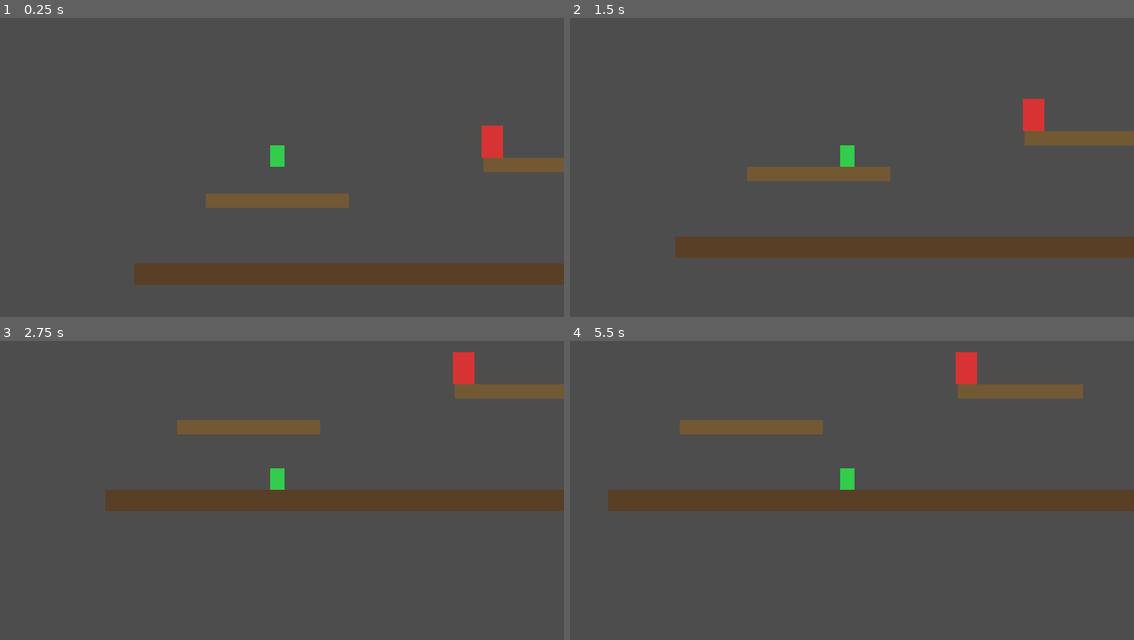
Above: before the commit, frames 1-4 (two rows, left to right).
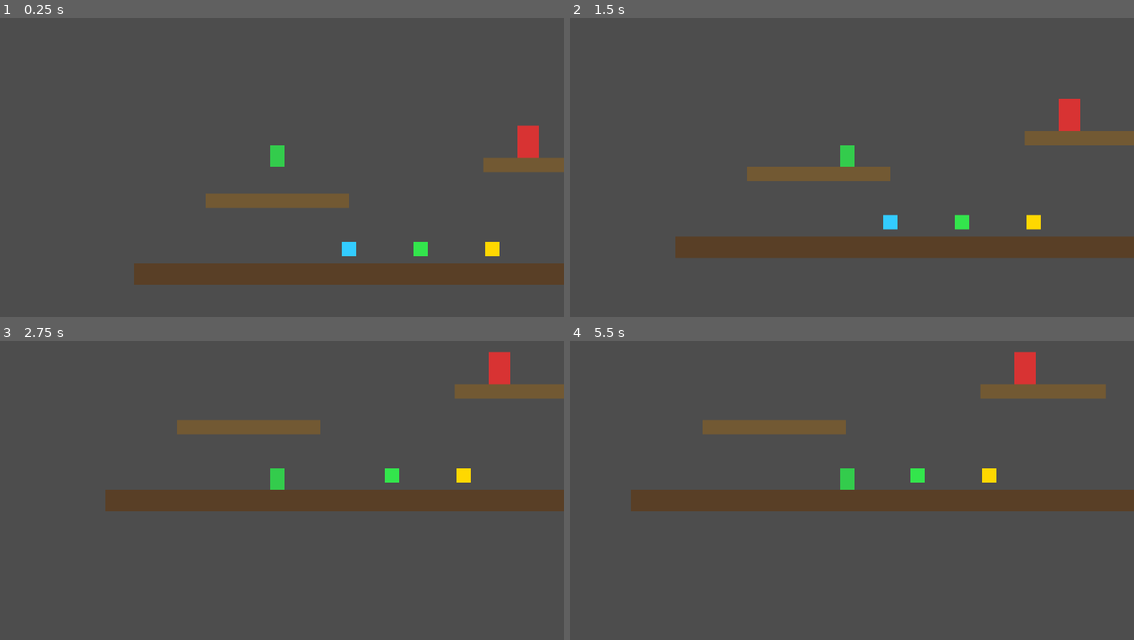
Above: after the commit, the same moments.

Repository: rafaelandrade-dev/formiga-rogue
Game: Godot game, scene res://scenes/world/TestLevel.tscn
The game is run twice, just before and just after one commit, with the same random seed, the same clock (stepped at 60 frames per second) and the same inputs.
Inputs:
- Up to frame 1 (0.25 s): no input
- Up to frame 2 (1.5 s): hold D (move_right) from 0.53 s (still down); tap X (attack_heavy) at 0.6 s; tap Space (jump) at 0.77 s; tap Z (attack_light) at 0.8, 1.35 s; tap Enter at 1.25 s
- Up to frame 3 (2.75 s): tap Space (jump) at 1.52 s; tap Shift (dash) at 1.55, 2.1 s; release D (move_right) at 2.03 s; hold A (move_left) from 2.03 s (still down); tap F (interact) at 2.3 s
- Up to frame 4 (5.5 s): release A (move_left) at 2.78 s; hold D (move_right) 2.78-4.28 s; tap F (interact) at 2.85 s; tap Space (jump) at 3.02, 3.77, 4.52 s; tap C (parry) at 3.05, 3.6 s; tap Q (weapon_swap) at 3.8, 4.35 s; hold A (move_left) 4.28-5.03 s; tap X (attack_heavy) at 4.55, 5.1 s; hold D (move_right) from 5.03 s (still down); tap Z (attack_light) at 5.3 s

The runs differ from the first frame. In frame 1, 1.2% of the frame differs, in the area x 60-96%, y 35-80%; in frame 2, 1.2%; in frame 3, 1.1%; in frame 4, 2.1%, in the area x 6-96%, y 3-57%.

Commit message:
feat: T3 — sistema de armas com 3 slots e pickups
- WeaponData.gd: Resource base com damage, attack_speed, reach e special_effect
- 3 armas: Mandíbulas Reforçadas, Espinho de Cacto (knockback_up), Ferrão de Abelha (poison)
- WeaponSystem.gd: gerencia slot_1/slot_2, troca com weapon_swap, prompt de troca
  ao tentar pegar 3ª arma com slots cheios [Z/X/F]
- WeaponPickup.gd + tscn: item no chão, auto-equipa slot vazio
- Player.gd: integração completa — dano, alcance e velocidade lidos da arma ativa;
  hitbox redimensionada por reach; efeitos especiais (veneno, knockback_up)
- DummyEnemy.gd: suporte a apply_poison (2 dmg/s por 3s) com prints no console
- TestLevel.tscn: 3 pickups spawnam no início para teste

Co-Authored-By: Claude Sonnet 4.6 <noreply@anthropic.com>

Diff:
--- /dev/null
+++ b/resources/weapons/WeaponData.gd
@@ -0,0 +1,11 @@
+extends Resource
+class_name WeaponData
+
+@export var weapon_name: String = ""
+@export var damage_light: float = 5.0
+@export var damage_heavy: float = 10.0
+@export var attack_speed: float = 1.0    # multiplicador (1.0 = normal)
+@export var knockback_force: float = 1.0
+@export var reach: float = 16.0          # alcance da hitbox em pixels
+@export var special_effect: String = "none"  # "none", "poison", "slow", "knockback_up"
+@export var pickup_color: Color = Color.WHITE
--- /dev/null
+++ b/resources/weapons/espinho_cacto.tres
@@ -0,0 +1,14 @@
+[gd_resource type="Resource" script_class="WeaponData" load_steps=2 format=3]
+
+[ext_resource type="Script" path="res://resources/weapons/WeaponData.gd" id="1"]
+
+[resource]
+script = ExtResource("1")
+weapon_name = "Espinho de Cacto"
+damage_light = 6.0
+damage_heavy = 28.0
+attack_speed = 0.8
+knockback_force = 2.0
+reach = 32.0
+special_effect = "knockback_up"
+pickup_color = Color(0.2, 0.9, 0.3, 1.0)
--- /dev/null
+++ b/resources/weapons/ferrao_abelha.tres
@@ -0,0 +1,14 @@
+[gd_resource type="Resource" script_class="WeaponData" load_steps=2 format=3]
+
+[ext_resource type="Script" path="res://resources/weapons/WeaponData.gd" id="1"]
+
+[resource]
+script = ExtResource("1")
+weapon_name = "Ferrão de Abelha"
+damage_light = 10.0
+damage_heavy = 14.0
+attack_speed = 1.5
+knockback_force = 0.8
+reach = 12.0
+special_effect = "poison"
+pickup_color = Color(1.0, 0.85, 0.0, 1.0)
--- /dev/null
+++ b/resources/weapons/mandibulas.tres
@@ -0,0 +1,14 @@
+[gd_resource type="Resource" script_class="WeaponData" load_steps=2 format=3]
+
+[ext_resource type="Script" path="res://resources/weapons/WeaponData.gd" id="1"]
+
+[resource]
+script = ExtResource("1")
+weapon_name = "Mandíbulas Reforçadas"
+damage_light = 8.0
+damage_heavy = 20.0
+attack_speed = 1.2
+knockback_force = 1.0
+reach = 16.0
+special_effect = "none"
+pickup_color = Color(0.2, 0.8, 1.0, 1.0)
--- a/scenes/player/Player.tscn
+++ b/scenes/player/Player.tscn
@@ -2,6 +2,7 @@
 
 [ext_resource type="Script" path="res://scripts/player/Player.gd" id="1"]
 [ext_resource type="PackedScene" path="res://scenes/player/PlayerHitbox.tscn" id="2"]
+[ext_resource type="Script" path="res://scripts/systems/WeaponSystem.gd" id="3"]
 
 [sub_resource type="RectangleShape2D" id="1"]
 size = Vector2(8, 12)
@@ -17,3 +18,6 @@
 [node name="Sprite2D" type="Sprite2D" parent="."]
 
 [node name="Hitbox" parent="." instance=ExtResource("2")]
+
+[node name="WeaponSystem" type="Node" parent="."]
+script = ExtResource("3")
--- /dev/null
+++ b/scenes/shared/WeaponPickup.tscn
@@ -0,0 +1,18 @@
+[gd_scene load_steps=3 format=3]
+
+[ext_resource type="Script" path="res://scripts/systems/WeaponPickup.gd" id="1"]
+
+[sub_resource type="CircleShape2D" id="1"]
+radius = 7.0
+
+[node name="WeaponPickup" type="Area2D"]
+collision_layer = 32
+collision_mask = 1
+monitoring = true
+monitorable = false
+script = ExtResource("1")
+
+[node name="CollisionShape2D" type="CollisionShape2D" parent="."]
+shape = SubResource("1")
+
+[node name="Sprite2D" type="Sprite2D" parent="."]
--- a/scenes/world/TestLevel.tscn
+++ b/scenes/world/TestLevel.tscn
@@ -1,7 +1,11 @@
-[gd_scene load_steps=6 format=3]
+[gd_scene load_steps=11 format=3]
 
 [ext_resource type="PackedScene" path="res://scenes/player/Player.tscn" id="1"]
 [ext_resource type="PackedScene" path="res://scenes/enemies/DummyEnemy.tscn" id="2"]
+[ext_resource type="PackedScene" path="res://scenes/shared/WeaponPickup.tscn" id="3"]
+[ext_resource type="Resource" path="res://resources/weapons/mandibulas.tres" id="4"]
+[ext_resource type="Resource" path="res://resources/weapons/espinho_cacto.tres" id="5"]
+[ext_resource type="Resource" path="res://resources/weapons/ferrao_abelha.tres" id="6"]
 
 [sub_resource type="RectangleShape2D" id="1"]
 size = Vector2(800, 12)
@@ -20,7 +24,19 @@
 [node name="Camera2D" type="Camera2D" parent="Player"]
 
 [node name="DummyEnemy" parent="." instance=ExtResource("2")]
-position = Vector2(200, 80)
+position = Vector2(220, 80)
+
+[node name="Pickup_Mandibulas" parent="." instance=ExtResource("3")]
+position = Vector2(120, 162)
+weapon_data = ExtResource("4")
+
+[node name="Pickup_Espinho" parent="." instance=ExtResource("3")]
+position = Vector2(160, 162)
+weapon_data = ExtResource("5")
+
+[node name="Pickup_Ferrao" parent="." instance=ExtResource("3")]
+position = Vector2(200, 162)
+weapon_data = ExtResource("6")
 
 [node name="Floor" type="StaticBody2D" parent="."]
 collision_layer = 4
--- a/scripts/enemies/DummyEnemy.gd
+++ b/scripts/enemies/DummyEnemy.gd
@@ -5,11 +5,16 @@
 const ATTACK_ACTIVE    := 0.5
 const STAGGER_DURATION := 0.8
 
-var hp            := 5
+var hp: float     = 5.0
 var attack_timer  := 1.0
 var is_attacking  := false
 var is_staggered  := false
 var stagger_timer := 0.0
+
+# Veneno
+var poison_dps         := 0.0
+var poison_timer       := 0.0
+var poison_print_timer := 0.0
 
 @onready var sprite       : Sprite2D         = $Sprite2D
 @onready var attack_area  : Area2D           = $AttackArea
@@ -28,12 +33,13 @@
 	velocity.y += GRAVITY * delta
 	move_and_slide()
 
+	_tick_poison(delta)
+
 	if is_staggered:
 		stagger_timer -= delta
-		# Flash white/red to signal stagger
 		sprite.modulate = Color(1, 1, 1) if fmod(stagger_timer, 0.2) < 0.1 else Color(1, 0.3, 0.3)
 		if stagger_timer <= 0.0:
-			is_staggered   = false
+			is_staggered    = false
 			sprite.modulate = Color(1, 1, 1)
 		return
 
@@ -49,6 +55,19 @@
 			attack_timer = ATTACK_INTERVAL
 
 
+func _tick_poison(delta: float) -> void:
+	if poison_timer <= 0.0:
+		return
+	poison_timer       -= delta
+	poison_print_timer -= delta
+	hp                 -= poison_dps * delta
+	if poison_print_timer <= 0.0:
+		poison_print_timer = 1.0
+		print("[DummyEnemy] Veneno ativo — HP restante: %.1f (%.1fs restante)" % [hp, max(poison_timer, 0.0)])
+	if hp <= 0.0:
+		queue_free()
+
+
 func _set_attack(active: bool) -> void:
 	attack_shape.disabled = not active
 
@@ -57,7 +76,8 @@
 	if is_staggered:
 		return
 	hp -= damage
-	if hp <= 0:
+	print("[DummyEnemy] Recebeu %d de dano — HP: %.1f" % [damage, hp])
+	if hp <= 0.0:
 		queue_free()
 
 
@@ -67,6 +87,14 @@
 	is_attacking  = false
 	attack_timer  = ATTACK_INTERVAL
 	_set_attack(false)
+	print("[DummyEnemy] Parry! Stagger por %.1fs" % STAGGER_DURATION)
+
+
+func apply_poison(dps: float, duration: float) -> void:
+	poison_dps         = dps
+	poison_timer       = duration
+	poison_print_timer = 0.0   # imprime imediatamente na primeira tick
+	print("[DummyEnemy] Envenenado: %.1f dmg/s por %.1fs" % [dps, duration])
 
 
 func _on_attack_body_entered(body: Node2D) -> void:
--- a/scripts/player/Player.gd
+++ b/scripts/player/Player.gd
@@ -15,16 +15,16 @@
 const DASH_COOLDOWN    := 0.8
 
 const ATK_L_DURATION   := 0.30
-const ATK_L_HIT_START  := 0.07   # hitbox on (seconds into state)
-const ATK_L_HIT_END    := 0.18   # hitbox off
-const ATK_L_CANCEL_AT  := 0.14   # allow combo buffer from here
+const ATK_L_HIT_START  := 0.07
+const ATK_L_HIT_END    := 0.18
+const ATK_L_CANCEL_AT  := 0.14
 
 const ATK_H_DURATION   := 0.60
 const ATK_H_HIT_START  := 0.18
 const ATK_H_HIT_END    := 0.40
 
 const PARRY_DURATION   := 0.40
-const PARRY_DEFLECT    := 0.15   # active parry window (first N seconds)
+const PARRY_DEFLECT    := 0.15
 
 const HURT_DURATION    := 0.35
 const IFRAMES_DURATION := 0.60
@@ -51,9 +51,10 @@
 var jump_buffer_timer   := 0.0
 var was_on_floor        := false
 
-@onready var sprite   : Sprite2D         = $Sprite2D
-@onready var hitbox   : Area2D           = $Hitbox
-@onready var hb_shape : CollisionShape2D = $Hitbox/CollisionShape2D
+@onready var sprite        : Sprite2D         = $Sprite2D
+@onready var hitbox        : Area2D           = $Hitbox
+@onready var hb_shape      : CollisionShape2D = $Hitbox/CollisionShape2D
+@onready var weapon_system = $WeaponSystem
 
 
 func _ready() -> void:
@@ -71,6 +72,11 @@
 	_run_state(delta)
 
 
+# ── API pública ───────────────────────────────────────────────────────────────
+func get_weapon_system():
+	return weapon_system
+
+
 # ── State dispatcher ──────────────────────────────────────────────────────────
 func _run_state(delta: float) -> void:
 	match state:
@@ -78,22 +84,23 @@
 			_apply_gravity(delta)
 			_move(delta)
 			_handle_jump(delta)
-			if Input.is_action_just_pressed("dash"):
-				if dash_cooldown_timer <= 0.0:
+			# Bloqueia inputs de combate enquanto o prompt de troca estiver ativo
+			if not weapon_system.prompt_active:
+				if Input.is_action_just_pressed("dash") and dash_cooldown_timer <= 0.0:
 					_enter(State.DASH)
 					return
-			elif Input.is_action_just_pressed("attack_light"):
-				combo_count  = 0
-				combo_buffer = false
-				_enter(State.ATTACK_LIGHT)
-				return
-			elif Input.is_action_just_pressed("attack_heavy"):
-				combo_count = 0
-				_enter(State.ATTACK_HEAVY)
-				return
-			elif Input.is_action_just_pressed("parry"):
-				_enter(State.PARRY)
-				return
+				elif Input.is_action_just_pressed("attack_light"):
+					combo_count  = 0
+					combo_buffer = false
+					_enter(State.ATTACK_LIGHT)
+					return
+				elif Input.is_action_just_pressed("attack_heavy"):
+					combo_count = 0
+					_enter(State.ATTACK_HEAVY)
+					return
+				elif Input.is_action_just_pressed("parry"):
+					_enter(State.PARRY)
+					return
 			move_and_slide()
 			was_on_floor = is_on_floor()
 			_update_ground_state()
@@ -108,12 +115,14 @@
 			was_on_floor = is_on_floor()
 
 		State.ATTACK_LIGHT:
+			var spd: float = weapon_system.get_attack_speed()
+			var t: float   = state_time * spd
 			_apply_gravity(delta)
 			velocity.x = move_toward(velocity.x, 0.0, FRICTION * 2.0 * delta)
-			_set_hitbox(state_time >= ATK_L_HIT_START and state_time < ATK_L_HIT_END)
-			if state_time >= ATK_L_CANCEL_AT and Input.is_action_just_pressed("attack_light"):
+			_set_hitbox(t >= ATK_L_HIT_START and t < ATK_L_HIT_END)
+			if t >= ATK_L_CANCEL_AT and Input.is_action_just_pressed("attack_light"):
 				combo_buffer = true
-			if state_time >= ATK_L_DURATION:
+			if t >= ATK_L_DURATION:
 				_set_hitbox(false)
 				if combo_buffer and combo_count < 3:
 					combo_buffer = false
@@ -126,10 +135,12 @@
 			was_on_floor = is_on_floor()
 
 		State.ATTACK_HEAVY:
+			var spd: float = weapon_system.get_attack_speed()
+			var t: float   = state_time * spd
 			_apply_gravity(delta)
 			velocity.x = move_toward(velocity.x, 0.0, FRICTION * 3.0 * delta)
-			_set_hitbox(state_time >= ATK_H_HIT_START and state_time < ATK_H_HIT_END)
-			if state_time >= ATK_H_DURATION:
+			_set_hitbox(t >= ATK_H_HIT_START and t < ATK_H_HIT_END)
+			if t >= ATK_H_DURATION:
 				_set_hitbox(false)
 				combo_count = 0
 				_enter(State.IDLE)
@@ -163,7 +174,7 @@
 	if state in [State.ATTACK_LIGHT, State.ATTACK_HEAVY]:
 		_set_hitbox(false)
 	if state == State.DASH:
-		is_invincible = false
+		is_invincible     = false
 		sprite.modulate.a = 1.0
 
 	state      = new_state
@@ -183,14 +194,16 @@
 		State.HURT:
 			is_invincible = true
 			iframes_timer = IFRAMES_DURATION
+		State.DEAD:
+			weapon_system.clear_on_death()
 
 
 # ── Movement helpers ──────────────────────────────────────────────────────────
 func _move(delta: float) -> void:
 	var dir := Input.get_axis("move_left", "move_right")
 	if dir != 0.0:
-		velocity.x   = move_toward(velocity.x, dir * SPEED, ACCELERATION * delta)
-		facing_right = dir > 0.0
+		velocity.x    = move_toward(velocity.x, dir * SPEED, ACCELERATION * delta)
+		facing_right  = dir > 0.0
 		sprite.flip_h = not facing_right
 	else:
 		velocity.x = move_toward(velocity.x, 0.0, FRICTION * delta)
@@ -264,7 +277,12 @@
 
 
 func _position_hitbox() -> void:
-	hitbox.position.x = 10.0 if facing_right else -10.0
+	var reach: float = weapon_system.get_reach()
+	var shape := hb_shape.shape as RectangleShape2D
+	if shape:
+		shape.size.x = reach
+	# posiciona a hitbox a partir da borda do corpo do jogador
+	hitbox.position.x = (4.0 + reach * 0.5) if facing_right else -(4.0 + reach * 0.5)
 
 
 # ── Damage API ────────────────────────────────────────────────────────────────
@@ -289,8 +307,24 @@
 func _on_hitbox_body_entered(body: Node2D) -> void:
 	if body == self or not body.has_method("receive_hit"):
 		return
-	var is_heavy  := state == State.ATTACK_HEAVY
-	var dir       := 1.0 if facing_right else -1.0
-	var knockback := Vector2(dir * (200.0 if is_heavy else 80.0),
-	                         -100.0 if is_heavy else -40.0)
-	body.receive_hit(2 if is_heavy else 1, knockback)
+
+	var weapon              = weapon_system.get_weapon()
+	var is_heavy: bool      = state == State.ATTACK_HEAVY
+	var dmg: float          = (weapon.damage_heavy if is_heavy else weapon.damage_light) \
+	                          if weapon else (10.0 if is_heavy else 5.0)
+	var kbf: float          = weapon.knockback_force if weapon else 1.0
+	var dir: float          = 1.0 if facing_right else -1.0
+	var kb: Vector2         = Vector2(dir * (200.0 if is_heavy else 80.0) * kbf,
+	                                  -100.0 if is_heavy else -40.0)
+
+	if weapon and weapon.special_effect == "knockback_up" and is_heavy:
+		kb.y = -220.0
+
+	print("[Hit] %s → %s  dmg:%.0f  efeito:%s" % [
+		name, body.name, dmg,
+		weapon.special_effect if weapon else "none"
+	])
+	body.receive_hit(int(dmg), kb)
+
+	if weapon and weapon.special_effect == "poison" and body.has_method("apply_poison"):
+		body.apply_poison(2.0, 3.0)
--- /dev/null
+++ b/scripts/systems/WeaponPickup.gd
@@ -0,0 +1,20 @@
+extends Area2D
+
+@export var weapon_data: Resource
+
+@onready var sprite: Sprite2D = $Sprite2D
+
+
+func _ready() -> void:
+	if weapon_data == null:
+		return
+	var img := Image.create(8, 8, false, Image.FORMAT_RGB8)
+	img.fill(weapon_data.pickup_color)
+	sprite.texture = ImageTexture.create_from_image(img)
+	body_entered.connect(_on_body_entered)
+
+
+func _on_body_entered(body: Node2D) -> void:
+	if body.has_method("get_weapon_system"):
+		body.get_weapon_system().try_pickup(weapon_data)
+		queue_free()
--- /dev/null
+++ b/scripts/systems/WeaponSystem.gd
@@ -0,0 +1,127 @@
+extends Node
+class_name WeaponSystem
+
+# ── Slots ─────────────────────────────────────────────────────────────────────
+var slots: Array = [null, null]   # [WeaponData | null, WeaponData | null]
+var active: int  = 0              # 0-indexed
+
+# ── Prompt state ──────────────────────────────────────────────────────────────
+var prompt_active:  bool       = false
+var pending_weapon = null
+
+# ── Prompt UI (criado via código para evitar dependência de .tscn) ────────────
+var _canvas: CanvasLayer
+var _panel:  ColorRect
+var _label:  Label
+
+
+func _ready() -> void:
+	_build_prompt_ui()
+
+
+func _process(_delta: float) -> void:
+	if prompt_active:
+		_handle_prompt_input()
+	elif Input.is_action_just_pressed("weapon_swap"):
+		_swap()
+
+
+# ── API pública ───────────────────────────────────────────────────────────────
+func get_weapon():
+	return slots[active]
+
+
+func get_attack_speed() -> float:
+	var w = get_weapon()
+	return w.attack_speed if w else 1.0
+
+
+func get_reach() -> float:
+	var w = get_weapon()
+	return w.reach if w else 10.0
+
+
+func try_pickup(weapon) -> void:
+	for i in 2:
+		if slots[i] == null:
+			_equip(i, weapon)
+			return
+	# Ambos os slots cheios → exibir prompt
+	pending_weapon = weapon
+	prompt_active  = true
+	_show_prompt(weapon)
+
+
+func clear_on_death() -> void:
+	slots[0]    = null
+	slots[1]    = null
+	active      = 0
+	prompt_active = false
+	_panel.visible = false
+	print("[Arma] Slots limpos ao morrer")
+
+
+# ── Internos ──────────────────────────────────────────────────────────────────
+func _equip(idx: int, weapon) -> void:
+	slots[idx] = weapon
+	print("[Arma] Slot %d → %s  (dmg L:%.0f H:%.0f  spd:%.1fx  alcance:%.0fpx  efeito:%s)" % [
+		idx + 1, weapon.weapon_name,
+		weapon.damage_light, weapon.damage_heavy,
+		weapon.attack_speed, weapon.reach, weapon.special_effect
+	])
+
+
+func _swap() -> void:
+	active = 1 - active
+	var w = get_weapon()
+	print("[Arma] Ativo: slot %d — %s" % [active + 1, w.weapon_name if w else "Vazio"])
+
+
+func _handle_prompt_input() -> void:
+	if Input.is_action_just_pressed("attack_light"):
+		_equip(0, pending_weapon)
+		_close_prompt()
+	elif Input.is_action_just_pressed("attack_heavy"):
+		_equip(1, pending_weapon)
+		_close_prompt()
+	elif Input.is_action_just_pressed("interact"):
+		print("[Arma] Descartada: %s" % pending_weapon.weapon_name)
+		_close_prompt()
+
+
+func _close_prompt() -> void:
+	pending_weapon = null
+	prompt_active  = false
+	_panel.visible = false
+
+
+# ── Prompt UI ─────────────────────────────────────────────────────────────────
+func _build_prompt_ui() -> void:
+	_canvas = CanvasLayer.new()
+	_canvas.layer = 10
+	add_child(_canvas)
+
+	_panel = ColorRect.new()
+	_panel.color    = Color(0.0, 0.0, 0.0, 0.78)
+	_panel.position = Vector2(16.0, 116.0)
+	_panel.size     = Vector2(288.0, 58.0)
+	_canvas.add_child(_panel)
+
+	_label = Label.new()
+	_label.set_anchors_preset(Control.PRESET_FULL_RECT)
+	_label.horizontal_alignment = HORIZONTAL_ALIGNMENT_CENTER
+	_label.vertical_alignment   = VERTICAL_ALIGNMENT_CENTER
+	_label.autowrap_mode        = TextServer.AUTOWRAP_WORD_SMART
+	_label.add_theme_font_size_override("font_size", 7)
+	_panel.add_child(_label)
+
+	_panel.visible = false
+
+
+func _show_prompt(weapon) -> void:
+	var s1: String = slots[0].weapon_name if slots[0] else "Vazio"
+	var s2: String = slots[1].weapon_name if slots[1] else "Vazio"
+	_label.text = "Nova arma: %s\n[Z] Slot 1: %s   [X] Slot 2: %s   [F] Descartar" % [
+		weapon.weapon_name, s1, s2
+	]
+	_panel.visible = true
Not shown, added: resources/weapons/WeaponData.gd.uid
Not shown, added: scripts/systems/WeaponPickup.gd.uid
Not shown, added: scripts/systems/WeaponSystem.gd.uid
